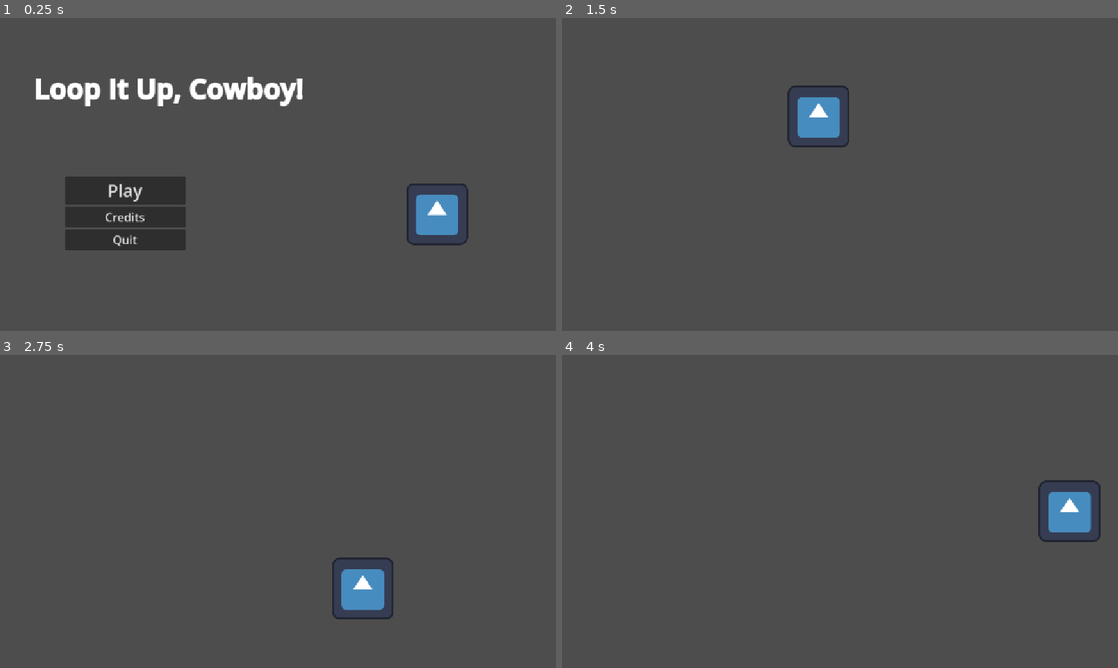
Above: before the commit, frames 1-4 (two rows, left to right).
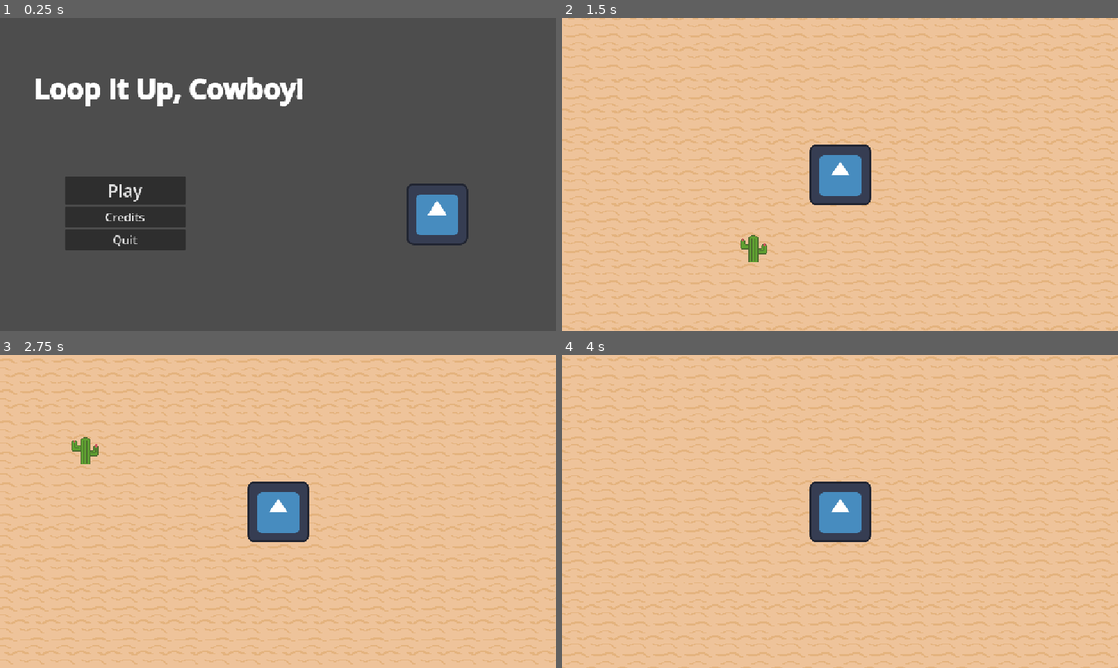
Above: after the commit, the same moments.

Repository: thearst3rd/gmtk-2025
Game: Godot game, scene res://src/menu/main_menu.tscn
Two runs of this game, one before a commit and one after it. Both use one fixed random seed, a clock stepped at 60 frames per second and the inputs below. The engine's default icon, where the game draws it, is replaced by a stand-in: a white triangle on a blue panel in a dark square.
Inputs:
- Up to frame 1 (0.25 s): no input
- Up to frame 2 (1.5 s): click "Play" at 0.5 s; tap Enter at 1.25 s; hold D (move_right) from 1.28 s (still down)
- Up to frame 3 (2.75 s): release D (move_right) at 2.03 s; hold S (move_down) from 2.03 s (still down)
- Up to frame 4 (4 s): release S (move_down) at 2.78 s; hold D (move_right) 2.78-3.53 s; hold W (move_up) from 3.53 s (still down)

The runs differ from the first frame. In frame 1, 0.6% of the frame differs, in the area x 6-83%, y 18-73%; in frame 2, 99%; in frame 3, 99%, in the area x 0-100%, y 0-100%; in frame 4, 99%.

Commit message:
Added background, cactus nodes.

Diff:
--- a/project.godot
+++ b/project.godot
@@ -22,6 +22,10 @@
 [display]
 
 window/stretch/mode="canvas_items"
+
+[global_group]
+
+Player=""
 
 [input]
 
@@ -58,5 +62,6 @@
 
 [rendering]
 
+textures/canvas_textures/default_texture_filter=0
 renderer/rendering_method="gl_compatibility"
 renderer/rendering_method.mobile="gl_compatibility"
--- a/src/game/arena.tscn
+++ b/src/game/arena.tscn
@@ -1,9 +1,14 @@
-[gd_scene load_steps=3 format=3 uid="uid://b0rybmr68nlu2"]
+[gd_scene load_steps=5 format=3 uid="uid://b0rybmr68nlu2"]
 
+[ext_resource type="PackedScene" uid="uid://dwowpahlj38c2" path="res://src/game/infinite_background.tscn" id="1_44jrx"]
 [ext_resource type="PackedScene" uid="uid://fhqqde4xxf6l" path="res://src/game/player.tscn" id="1_p3gke"]
 [ext_resource type="PackedScene" uid="uid://dvr4gp8bis72j" path="res://src/menu/pause_menu.tscn" id="2_fpc82"]
+[ext_resource type="PackedScene" uid="uid://cuk2s5krjoqwi" path="res://src/game/cactus.tscn" id="3_0pbf2"]
 
 [node name="Arena" type="Node2D"]
+
+[node name="InfiniteBackground" parent="." instance=ExtResource("1_44jrx")]
+max_size = 2000.0
 
 [node name="Player" parent="." instance=ExtResource("1_p3gke")]
 position = Vector2(451, 203)
@@ -12,3 +17,6 @@
 
 [node name="PauseMenu" parent="CanvasLayer" instance=ExtResource("2_fpc82")]
 visible = false
+
+[node name="Cactus" parent="." instance=ExtResource("3_0pbf2")]
+position = Vector2(351, 356)
--- /dev/null
+++ b/src/game/cactus.gd
@@ -0,0 +1,6 @@
+extends Area2D
+
+
+func on_body_entered(body: Node2D) -> void:
+	if body is Player:
+		body.hit_by_cactus()
--- /dev/null
+++ b/src/game/cactus.tscn
@@ -0,0 +1,34 @@
+[gd_scene load_steps=6 format=3 uid="uid://cuk2s5krjoqwi"]
+
+[ext_resource type="Script" uid="uid://dv3mpmyye8t5t" path="res://src/game/cactus.gd" id="1_326do"]
+[ext_resource type="Texture2D" uid="uid://dtdxgcuggb37h" path="res://assets/cactus.png" id="1_we2vn"]
+
+[sub_resource type="RectangleShape2D" id="RectangleShape2D_we2vn"]
+size = Vector2(14, 50)
+
+[sub_resource type="RectangleShape2D" id="RectangleShape2D_326do"]
+size = Vector2(18, 16)
+
+[sub_resource type="RectangleShape2D" id="RectangleShape2D_ho7a0"]
+size = Vector2(18, 16)
+
+[node name="Cactus" type="Area2D"]
+script = ExtResource("1_326do")
+
+[node name="Sprite2D" type="Sprite2D" parent="."]
+scale = Vector2(2, 2)
+texture = ExtResource("1_we2vn")
+
+[node name="CollisionShape2D" type="CollisionShape2D" parent="."]
+position = Vector2(0, 2)
+shape = SubResource("RectangleShape2D_we2vn")
+
+[node name="CollisionShape2D2" type="CollisionShape2D" parent="."]
+position = Vector2(16, 1)
+shape = SubResource("RectangleShape2D_326do")
+
+[node name="CollisionShape2D3" type="CollisionShape2D" parent="."]
+position = Vector2(-16, -9)
+shape = SubResource("RectangleShape2D_ho7a0")
+
+[connection signal="body_entered" from="." to="." method="on_body_entered"]
--- /dev/null
+++ b/src/game/infinite_background.gd
@@ -0,0 +1,27 @@
+extends TextureRect
+
+
+@export var max_size: float
+
+
+func _ready() -> void:
+	size = Vector2.ONE * max_size
+	position = -0.5 * size
+
+
+func _physics_process(delta: float) -> void:
+	var player: CharacterBody2D = get_tree().get_first_node_in_group("Player")
+	var viewport_size = get_viewport_rect().size
+
+	var position_offset_start = player.global_position - position
+	var position_offset_end = position + size - player.global_position
+
+	# Move by a consistent 10 tiles to avoid breaking the illusion.
+	if position_offset_start.x < 0.6 * viewport_size.x:
+		position.x -= texture.get_size().x * 10
+	if position_offset_end.x < 0.6 * viewport_size.x:
+		position.x += texture.get_size().x * 10
+	if position_offset_start.y < 0.6 * viewport_size.y:
+		position.y -= texture.get_size().y * 10
+	if position_offset_end.y < 0.6 * viewport_size.y:
+		position.y += texture.get_size().y * 10
--- /dev/null
+++ b/src/game/infinite_background.tscn
@@ -0,0 +1,22 @@
+[gd_scene load_steps=3 format=3 uid="uid://dwowpahlj38c2"]
+
+[ext_resource type="Texture2D" uid="uid://pfnaavk0cv6r" path="res://assets/background.png" id="1_y3082"]
+[ext_resource type="Script" uid="uid://b642ax3k7gbpb" path="res://src/game/infinite_background.gd" id="2_cbgea"]
+
+[node name="InfiniteBackground" type="TextureRect"]
+custom_minimum_size = Vector2(1000, 1000)
+anchors_preset = 8
+anchor_left = 0.5
+anchor_top = 0.5
+anchor_right = 0.5
+anchor_bottom = 0.5
+offset_left = -1076.0
+offset_top = -824.0
+offset_right = -76.0
+offset_bottom = 176.0
+grow_horizontal = 2
+grow_vertical = 2
+scale = Vector2(2, 2)
+texture = ExtResource("1_y3082")
+stretch_mode = 1
+script = ExtResource("2_cbgea")
--- a/src/game/player.gd
+++ b/src/game/player.gd
@@ -1,4 +1,8 @@
+class_name Player
 extends CharacterBody2D
+
+
+signal player_died()
 
 
 const SPEED := 400.0
@@ -8,3 +12,7 @@
 	var direction := Input.get_vector(&"move_left", &"move_right", &"move_up", &"move_down")
 	velocity = direction * SPEED
 	move_and_slide()
+
+func hit_by_cactus() -> void:
+	print("Oof ouch owie my bones.")
+	player_died.emit()
--- a/src/game/player.tscn
+++ b/src/game/player.tscn
@@ -6,7 +6,7 @@
 [sub_resource type="CircleShape2D" id="CircleShape2D_amex0"]
 radius = 60.0
 
-[node name="Player" type="CharacterBody2D"]
+[node name="Player" type="CharacterBody2D" groups=["Player"]]
 script = ExtResource("1_7dijx")
 
 [node name="Sprite" type="Sprite2D" parent="."]
@@ -14,3 +14,5 @@
 
 [node name="CollisionShape2D" type="CollisionShape2D" parent="."]
 shape = SubResource("CircleShape2D_amex0")
+
+[node name="Camera2D" type="Camera2D" parent="." groups=["Player"]]
Binary file added: assets/background.png
Not shown, added: assets/background.png.import
Binary file added: assets/cactus.png
Not shown, added: assets/cactus.png.import
Not shown, added: src/game/cactus.gd.uid
Not shown, added: src/game/infinite_background.gd.uid
